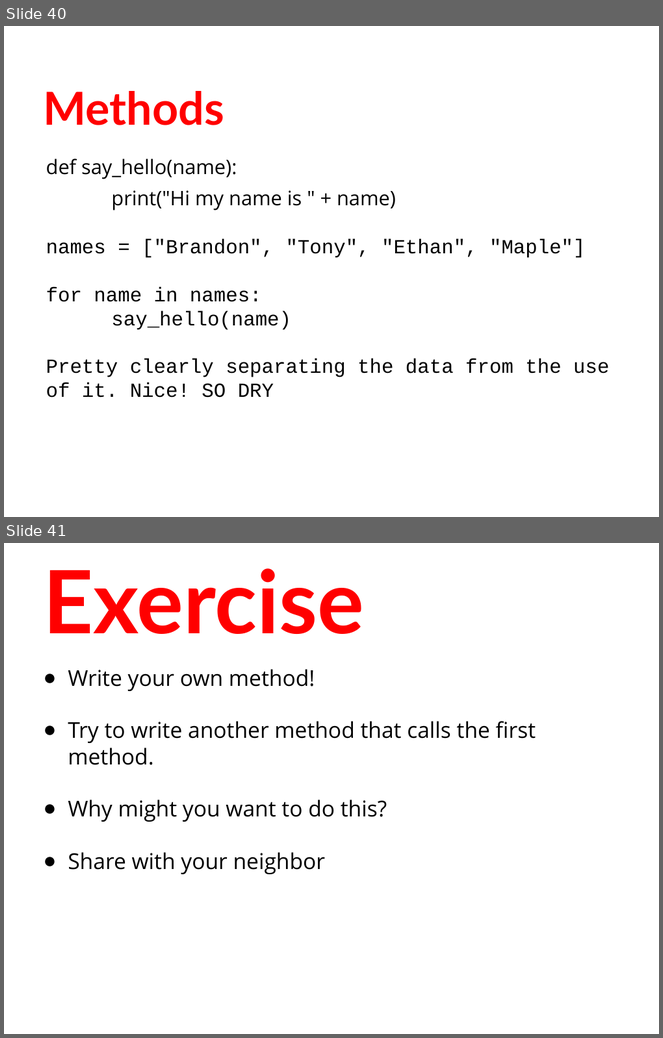
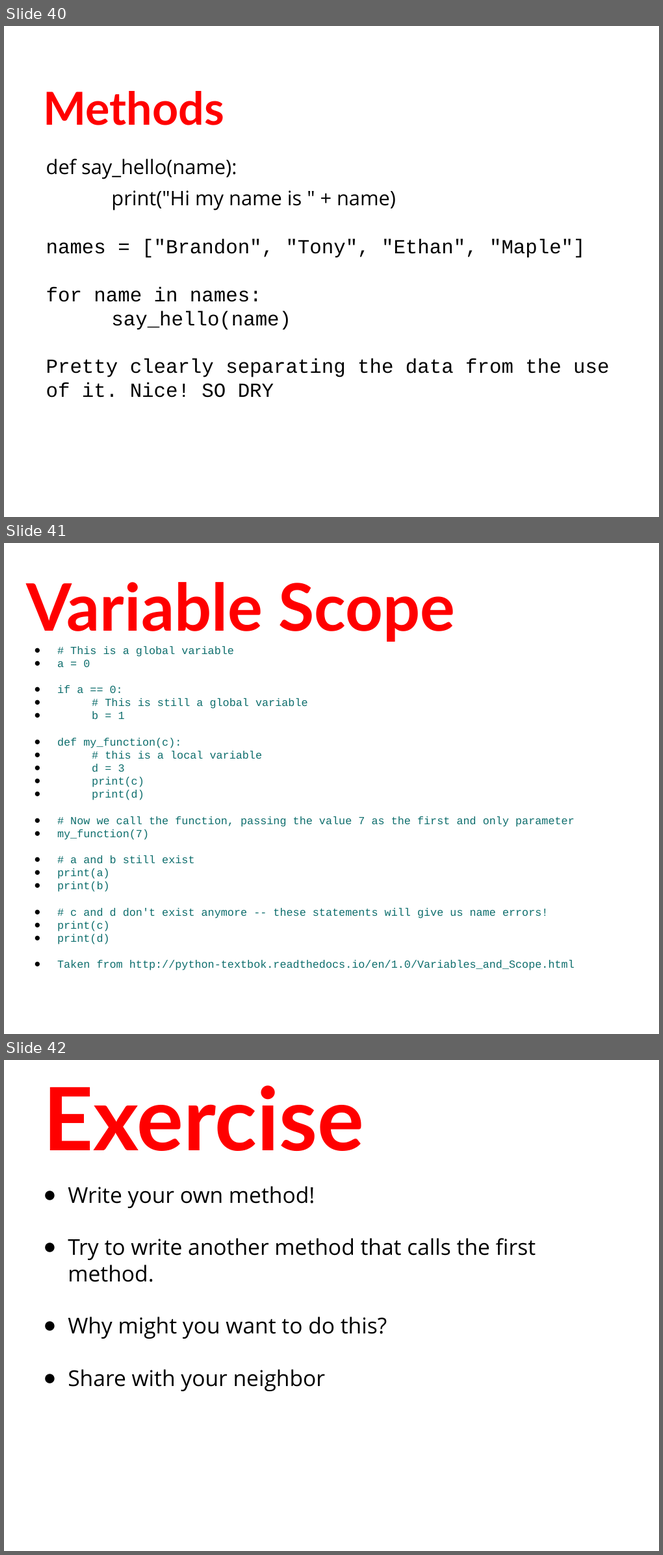
Before and after one commit to humanitiesprogramming/slides, a slide deck: 2018/python/Python Programming Concepts II.pptx. Shown one above the other, each under a label of ours: slides 40 and 41 before the commit, slides 40, 41 and 42 after it. The pictures are 663x1038 and 663x1555 pixels, drawn with LibreOffice and Linux fonts; fonts in the diff are those of the drawing. Boxes give left, top, right and bottom in pixels: in the first picture for what was removed or moved away, otherwise in the second. Text is boxed around its words. In the diff, an @@ line names an element or a change of style, - is before the commit and + after.

```diff
--- a/2018/python/Python Programming Concepts II.pptx
+++ b/2018/python/Python Programming Concepts II.pptx
@@ slide 41 added at (4, 543, 659, 1034), background #FFFFFF @@
@@ title added at (26, 582, 456, 642), 72 pt, text #FF0000, bold @@
+Variable Scope
@@ text added at (57, 646, 575, 971), 12 pt, text #0E6E6D @@
+● # This is a global variable
+● a = 0
+● if a == 0:
+● # This is still a global variable
+● b = 1
+● def my_function(c):
+● # this is a local variable
+● d = 3
+● print(c)
+● print(d)
+● # Now we call the function, passing the value 7 as the first and only parameter
+● my_function(7)
+● # a and b still exist
+● print(a)
+● print(b)
+● # c and d don't exist anymore -- these statements will give us name errors!
+● print(c)
+● print(d)
+● Taken from http://python-textbok.readthedocs.io/en/1.0/Variables_and_Scope.html
@@ what was slide 41 is now slide 42 @@
```
Also in this commit, not shown: 2 other files.
